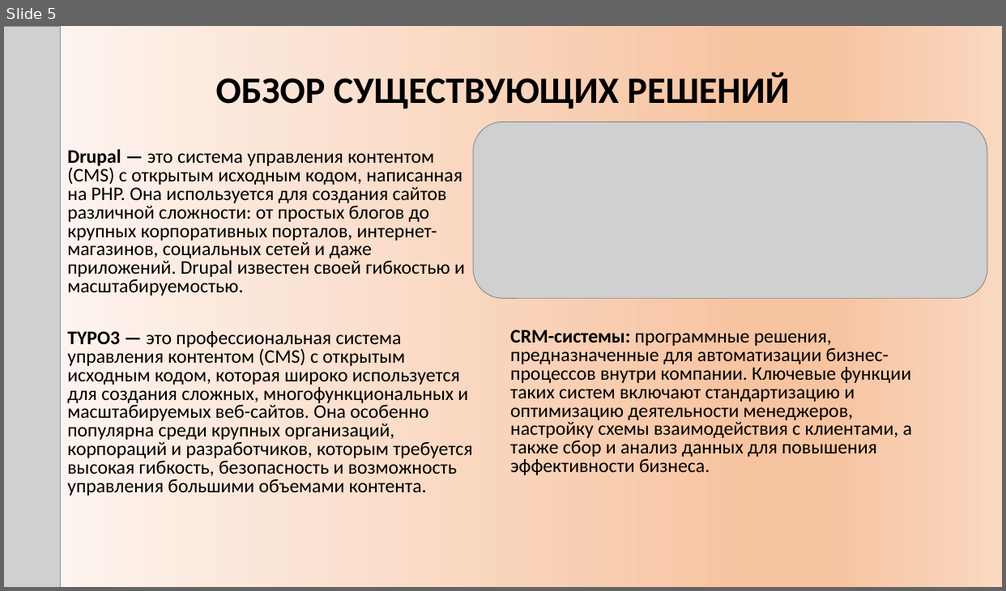
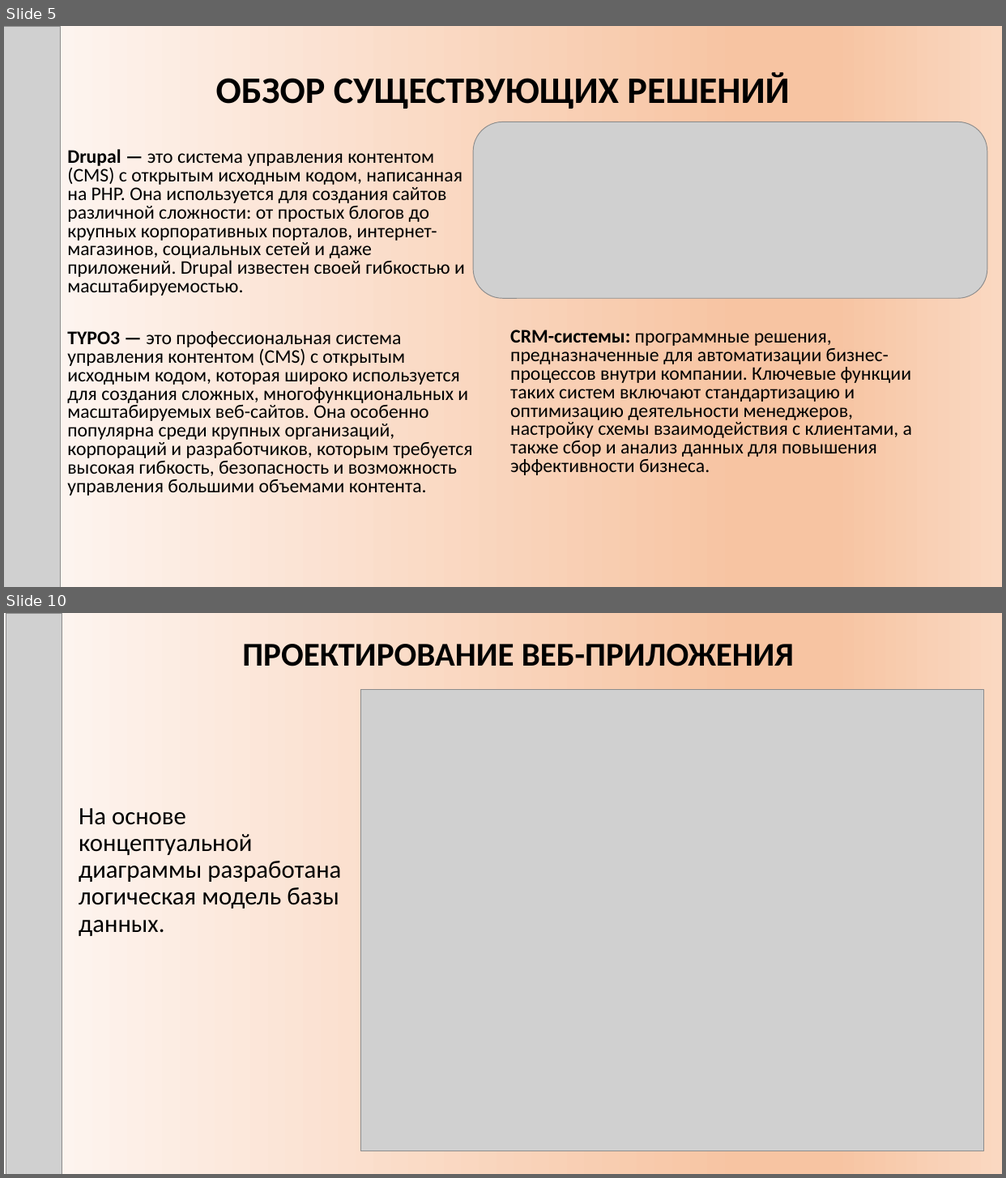
Before and after one commit to DaniilTropin11/IB-Company, a slide deck: Презентация ВКР ВО.pptx. Shown one above the other, each under a label of ours: slide 5 before the commit, slides 5 and 10 after it; the slides between them are not shown. The pictures are 1006x591 and 1006x1178 pixels, drawn with LibreOffice and Linux fonts; fonts in the diff are those of the drawing; grey boxes stand for pictures. Boxes give left, top, right and bottom in pixels: in the first picture for what was removed or moved away, otherwise in the second. Text is boxed around its words. In the diff, an @@ line names an element or a change of style, - is before the commit and + after.

```diff
--- a/Презентация ВКР ВО.pptx
+++ b/Презентация ВКР ВО.pptx
@@ slide 10 added at (4, 613, 1002, 1174), background gradient #FEF8F5 to #F7C5A2 to #FAD8C1 @@
@@ picture added at (6, 613, 62, 1174) @@
@@ title added at (242, 644, 794, 666), 32 pt, text #000000, bold @@
+ПРОЕКТИРОВАНИЕ ВЕБ-ПРИЛОЖЕНИЯ
@@ picture added at (360, 689, 983, 1152) @@
@@ text added at (79, 808, 341, 936), 24 pt, text #000000 @@
+На основе концептуальной диаграммы разработана логическая модель базы данных.
```
Also in this commit, not shown: 2 slides changed, 3 other slides added.
